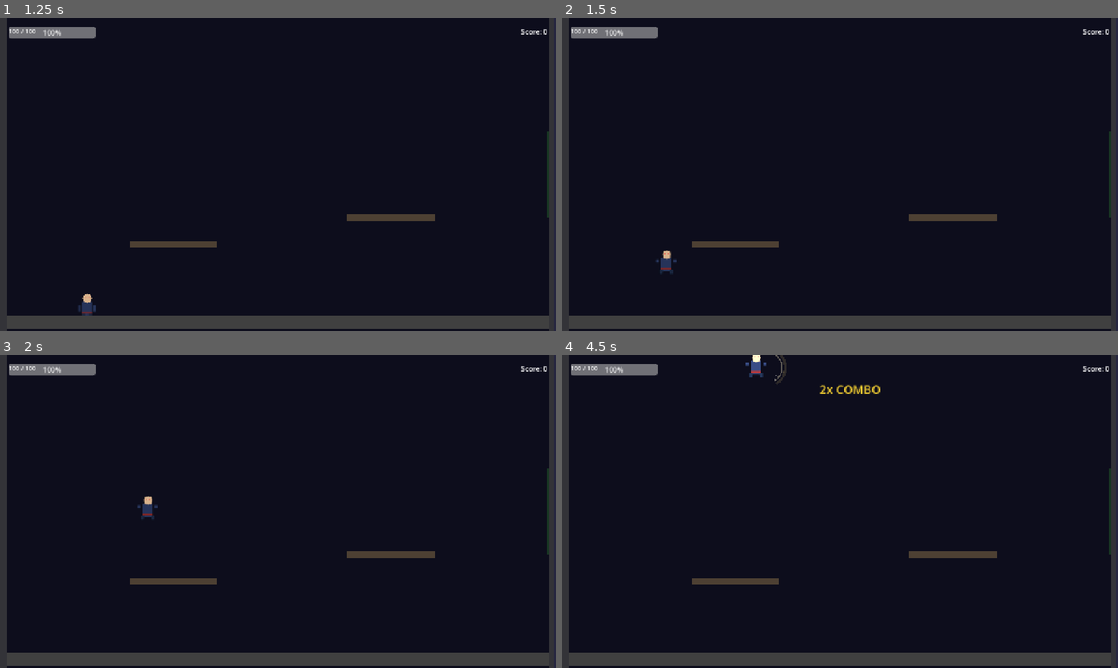
Above: before the commit, frames 1-4 (two rows, left to right).
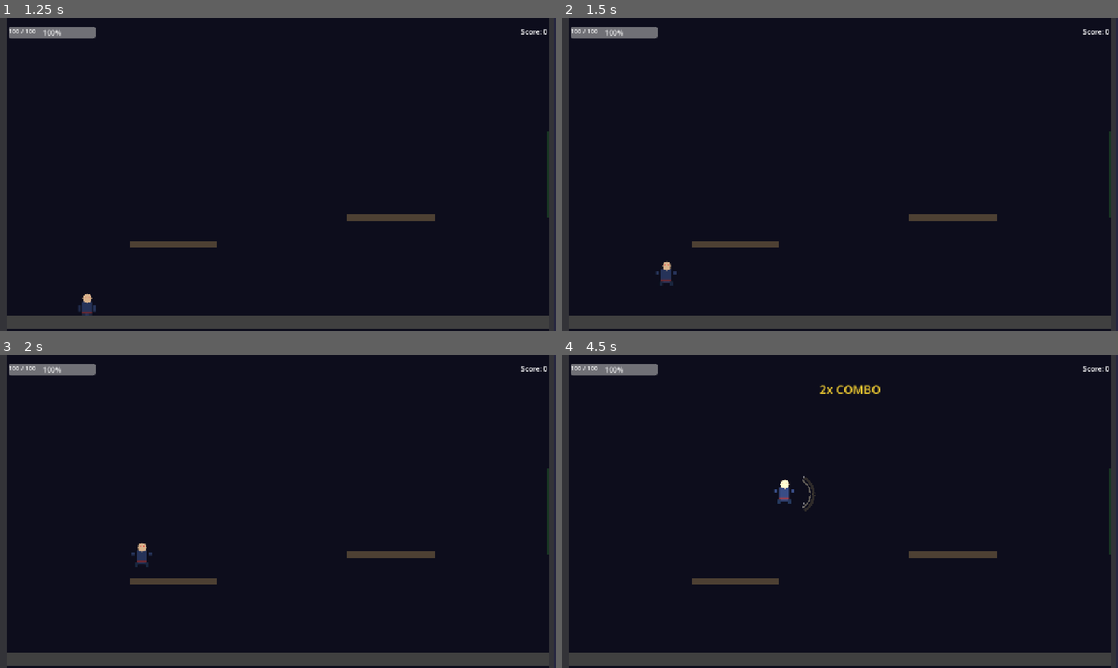
Above: after the commit, the same moments.

Repository: lightbearer1/shadow-ancient-path
Game: Godot game, scene res://scenes/ui/main_menu.tscn
Same seed, same stepped clock (60 frames per second), same inputs: the game is played once before the commit and once after it.
Inputs (mouse positions are in pixels of both pictures, inside the frame that each line leads up to):
- Up to frame 1 (1.25 s): click "开始游戏" at 0.5 s
- Up to frame 2 (1.5 s): move the mouse to (962, 158) at 1.27 s; hold D (move_right) from 1.28 s (still down); tap W (jump) at 1.35 s
- Up to frame 3 (2 s): keep holding D (move_right); tap W (jump) at 1.52, 1.82 s
- Up to frame 4 (4.5 s): move the mouse to (728, 527) at 2.02 s; click (728, 527) at 2.1 s; tap W (jump) at 2.27, 2.3, 2.57, 3.05, 3.6, 3.77, 4.07 s; move the mouse to (895, 442) at 2.77 s; release D (move_right) at 2.78 s; hold A (move_left) 2.78-3.53 s; tap Ctrl (dash) at 2.85 s; move the mouse to (812, 574) at 3.52 s; hold D (move_right) from 3.53 s (still down); move the mouse to (1006, 558) at 4.27 s; click (1006, 558) at 4.35 s

Frame 1 is identical in both runs. In frame 2, 0.2% of the frame differs, in the area x 17-21%, y 74-86%; in frame 3, 0.3%; in frame 4, 0.4%, in the area x 33-46%, y 0-50%.

Commit message:
fix: jump height -25% (-600), bidirectional room transitions (room_a/room_b)

Diff:
--- a/resources/player/default_stats.tres
+++ b/resources/player/default_stats.tres
@@ -6,7 +6,7 @@
 script = ExtResource("1_stats")
 max_health = 100
 move_speed = 200.0
-jump_velocity = -800.0
+jump_velocity = -600.0
 dash_speed = 500.0
 dash_duration = 0.15
 dash_cooldown = 1.0
--- a/scenes/levels/level_01.tscn
+++ b/scenes/levels/level_01.tscn
@@ -160,6 +160,8 @@
 [node name="Transition_0_1" type="Area2D" parent="."]
 position = Vector2(1270, 360)
 script = ExtResource("14_transition")
+room_a = 0
+room_b = 1
 
 [node name="CollisionShape2D" type="CollisionShape2D" parent="Transition_0_1"]
 shape = SubResource("RectangleShape2D_transition")
@@ -252,7 +254,8 @@
 [node name="Transition_1_2" type="Area2D" parent="."]
 position = Vector2(2550, 360)
 script = ExtResource("14_transition")
-target_room = 1
+room_a = 1
+room_b = 2
 
 [node name="CollisionShape2D" type="CollisionShape2D" parent="Transition_1_2"]
 shape = SubResource("RectangleShape2D_transition")
--- a/scripts/player/player_stats.gd
+++ b/scripts/player/player_stats.gd
@@ -4,7 +4,7 @@
 
 @export var max_health: int = 100
 @export var move_speed: float = 200.0
-@export var jump_velocity: float = -800.0
+@export var jump_velocity: float = -600.0
 @export var dash_speed: float = 500.0
 @export var dash_duration: float = 0.15
 @export var dash_cooldown: float = 1.0
--- a/scripts/systems/room_transition.gd
+++ b/scripts/systems/room_transition.gd
@@ -1,8 +1,10 @@
 class_name RoomTransition
 extends Area2D
-## Detects player entry and switches the camera to the target room.
+## Detects player entry and switches the camera to the opposite room.
+## Bidirectional: room_a <-> room_b
 
-@export var target_room: int = 0
+@export var room_a: int = 0
+@export var room_b: int = 1
 
 
 func _ready() -> void:
@@ -10,9 +12,20 @@
 
 
 func _on_body_entered(body: Node2D) -> void:
-	if body is PlayerController:
-		var cameras: Array[Node] = get_tree().get_nodes_in_group("camera")
-		if not cameras.is_empty():
-			var cam: CameraController = cameras[0] as CameraController
-			if cam != null:
-				cam.set_room(target_room)
+	if not body is PlayerController:
+		return
+
+	var cameras: Array[Node] = get_tree().get_nodes_in_group("camera")
+	if cameras.is_empty():
+		return
+
+	var cam: CameraController = cameras[0] as CameraController
+	if cam == null:
+		return
+
+	## Switch to the OTHER room
+	var current_room: int = cam.get_current_room()
+	if current_room == room_a:
+		cam.set_room(room_b)
+	else:
+		cam.set_room(room_a)
